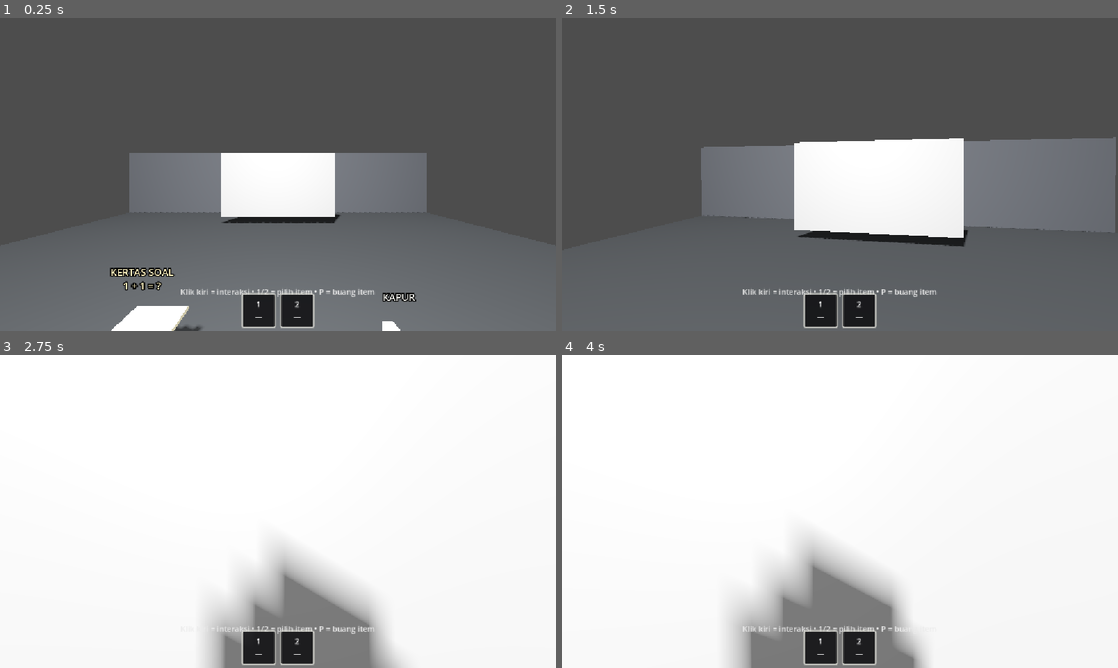
Above: before the commit, frames 1-4 (two rows, left to right).
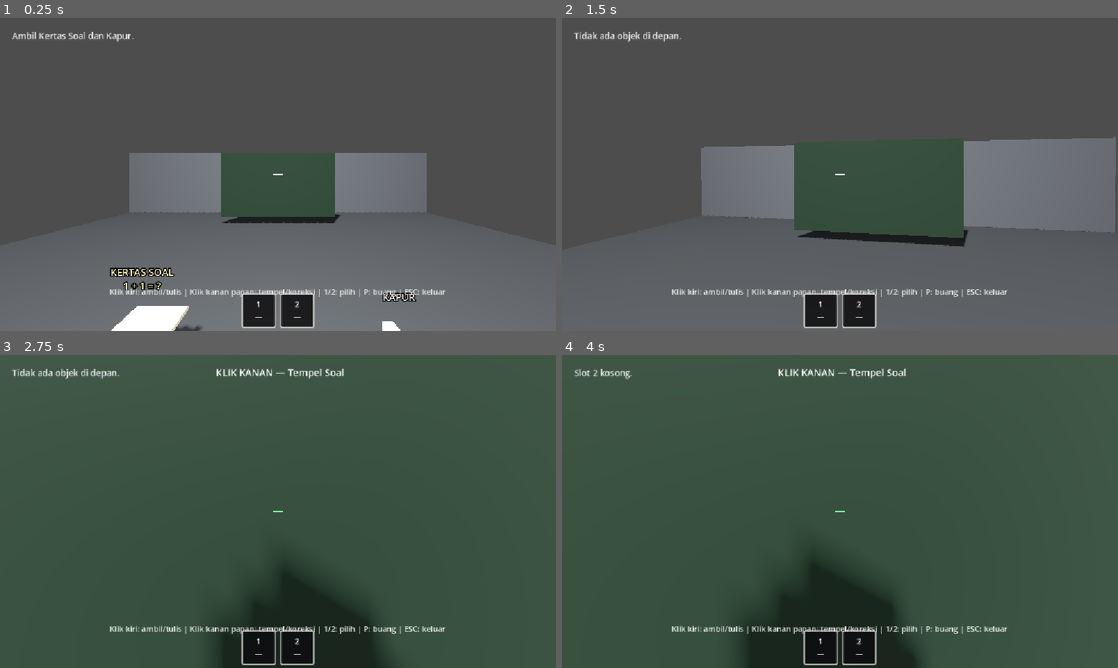
Above: after the commit, the same moments.

Repository: AjwaJahe/prototipe-1
Game: Godot game, scene res://WhiteboardTest.tscn
Two runs of this game, one before a commit and one after it. Both use one fixed random seed, a clock stepped at 60 frames per second and the inputs below. This scene is started directly instead of the project's main scene.
Inputs (mouse positions are in pixels of both pictures, inside the frame that each line leads up to):
- Up to frame 1 (0.25 s): no input
- Up to frame 2 (1.5 s): tap Enter at 0.5 s; move the mouse to (867, 174) at 0.52 s; hold Ctrl 0.53-1.28 s; hold W from 0.53 s (still down); click (867, 174) at 0.67 s; tap Space at 0.77 s; move the mouse to (812, 174) at 1.27 s; tap Shift at 1.35 s
- Up to frame 3 (2.75 s): keep holding W; tap Space at 1.52 s; move the mouse to (289, 505) at 2.02 s; tap Tab at 2.1 s
- Up to frame 4 (4 s): keep holding W; move the mouse to (834, 517) at 2.77 s; tap 1 at 2.85 s; click (834, 517) at 2.92 s; tap Space at 3.02, 3.77 s; move the mouse to (878, 514) at 3.52 s; tap 2 at 3.6 s

The runs differ from the first frame. In frame 1, 5.0% of the frame differs, in the area x 2-80%, y 4-90%; in frame 2, 10%; in frame 3, 99%, in the area x 0-100%, y 0-100%; in frame 4, 99%.
Error before the commit: Parse Error: Expected closing ")" after grouping expression. (res://WhiteboardTest.gd:2045)

Commit message:
WhiteboardTest lolos parser

Diff:
--- a/WhiteboardTest.gd
+++ b/WhiteboardTest.gd
@@ -2043,7 +2043,7 @@
 
 	var result: Dictionary = (
 		get_world_3d()
-		direct_space_state
+		.direct_space_state
 		.intersect_ray(
 			query
 		)
